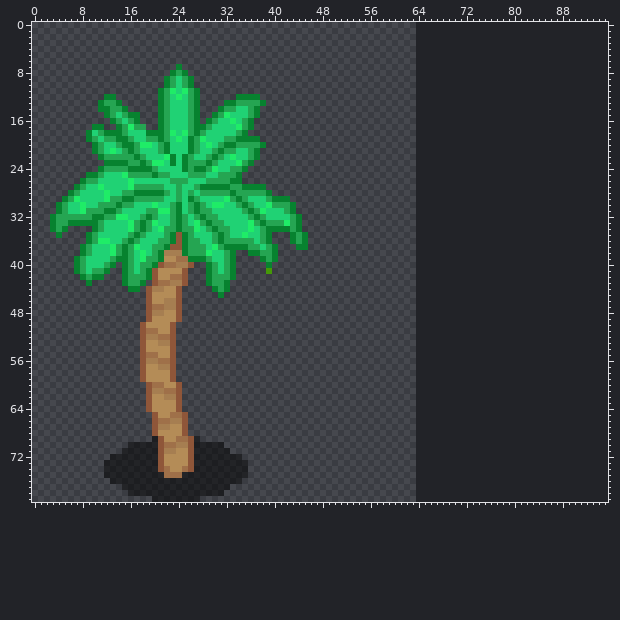
Sprite sheet: Assets/_Project/Art/Exports/World Assets/SPR Tree.png. The picture above was drawn from the file before the commit.
The file is 80x80 pixels. Colours within 5 levels of each other are drawn and written as one. The old version is drawn lined up with the new one, on the new canvas.
Once edited:
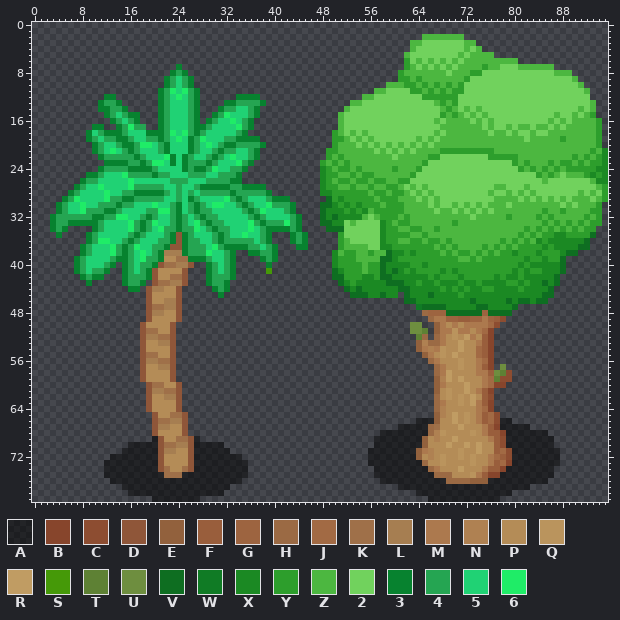
Palette (. is transparent): A #00000081  B #87452c  C #8d4d31  D #8f5639  E #92613d  F #995e3c  G #9d6440  H #9b6a44  J #a26a44  K #9f7049  L #a67e51  M #ac794e  N #af8152  P #b48c57  Q #ba945d  R #c09c63  S #459908  T #5e8134  U #6e8e3f  V #0e6e21  W #107b25  X #1b8923  Y #2d9e2c  Z #4cb740  2 #71d25d  3 #07822f  4 #25a552  5 #20d274  6 #1fec67
The edit:
canvas 80x80 -> 96x80, the old top-left corner now at -16,0 (the part of the old canvas that was cut away was empty and is not shown)
y 2: x 65..71 ....... -> ZZZZZZZ
y 3: x 63..73 ........... -> ZZ2222222ZZ
y 4: x 63..74 ............ -> Z22222222Z2Z
y 5: x 62..76 ............... -> Z22222222Z2ZZZZ
y 6: x 62..80 ................... -> Y2Z2Z2Z2Z2ZZZZZZZZZ
y 7: x 62..86 ......................... -> YZ2Z2Z2Z2ZZZZYZZ222ZZZZZZ
y 8: x 61..89 ............................. -> YZZZZZZZ2ZZZYY222222222222ZZZ
y 9: x 61..90 .............................. -> YYZYZZZZZZZY22222222222222222Z
y 10: x 59..91 ................................. -> ZZZYYZYZYZYZY2222222222222222222Z
y 11: x 57..92 .................................... -> ZZ2222YYZYZYZYY22222222222222222222Z
y 12: x 55..92 ...................................... -> ZZ22222222YYYYYY2222222222222222222222
y 13: x 53..93 ......................................... -> ZZ222222222222ZYZY2222222222222222222222Z
y 14: x 52..93 .......................................... -> Z222222222222222ZYZ2Z2Z2222222222222222Z2Z
y 15: x 51..93 ........................................... -> Z2222222222222222YZYZ2Z2Z22222222222Z22Z2ZY
y 16: x 51..94 ............................................ -> Z222222222222222Z2ZZZZ2Z2Z222222222Z2Z2ZZZZY
y 17: x 51..94 ............................................ -> Z2222222222222222ZZZZZZZ2Z22Z2ZZ2ZZ2Z2ZZZZZY
y 18: x 50..94 ............................................. -> YZ2Z2Z22222222222Z2ZZZZZZZ2ZZ2Z22Z22ZZZZZZZZY
y 19: x 50..94 ............................................. -> YYZ2Z2Z2222222Z2Z2ZZZZZZZZZZZZZZ2ZZZZZYZZZZZY
y 20: x 50..94 ............................................. -> YZZZ2Z2Z2Z2Z2Z2Z2ZZZZZZZZZZZZZZZZZZZZZZZZZZZY
y 21: x 49..95 ............................................... -> YYZZZZZZ2Z2Z2Z2ZZZZYYYYYYYYYZZZZZZZZZZZZZZZZYZX
y 22: x 49..95 ............................................... -> YZYZZZZZZZZ2ZZZZZYY22222222YYYYYZZZZZZZZZYZYZYX
y 23: x 48..95 ................................................ -> YZYZYZZZZZZZZZZZZY22222222222222YZYZZZYZYYZYZYYX
y 24: x 48..95 ................................................ -> XYZYYZYZZZZZYZZZY2222222222222222YZYZYZYZYYYYYXX
y 25: x 48..95 ................................................ -> XYYZZYZYYZZZZZZY22222222222222222222YZYZ2ZZZYXYX
y 26: x 48..95 ................................................ -> XYZYYZYYZYYZZYY2222222222222222222222Z2222222ZXX
y 27: x 48..95 ................................................ -> XYYZZYZZYZZYYZ2Z2Z22222222222ZZ222Z22222222222ZY
y 28: x 48..95 ................................................ -> XXYYYYYYZYYZYYZ2Z2Z222222222Z22Z2Z2Z2222222Z2Z2Y
y 29: x 49..95 ............................................... -> VYXYYYYYZYYYZZZ2Z2Z222222222ZZZZ2Z2Z2Z2Z2ZZZ2ZY
y 30: x 48..94 ............................................... -> VVXYXYXYYYZYYYZZZZ2Z22Z2Z2Z2ZZZ2ZZZZZZZZ2Z2ZZZY
y 31: x 48..94 ............................................... -> VXXXYXYXZYYYYYZZZZZ2ZZ2Z2Z2Z2ZZZZZZZZYZZYZZZZYY
y 32: x 48..94 ............................................... -> VXVXXXXZ2ZYYYZYZZZZZZZZZZ2ZZZZZYZZZZYZYZZZZZYZY
y 33: x 48..94 ............................................... -> VVXX2Z2222XYZYYZZZZZZZYZZZZZZZZZZZZZZYZYZYZYZYY
y 34: x 49..93 ............................................. -> VVV222222XYYZZYYZZYZZZZZZZZZZZZZZYZYZYZYZYZYY
y 35: x 51..93 ........................................... -> Y222222XYYYYZZYZZZZZZZZZZZZZZZYZYZYYXXYYYYV
y 36: x 51..92 .......................................... -> YZ22222XYYZZYYZYYZYZZZZZZZZYZYZYZXYXXXXXXV
y 37: x 51..92 .......................................... -> YZZZZ22XXYYYYYYYZYZYZZZZYZYZYZYYYYXYXXXXVV
y 38: x 50..90 ......................................... -> XZYYZZYZZVXXYXYYYYZYZYYZYZYZYYXYYYXYYYXVV
y 39: x 50..88 ....................................... -> XYYYZZZZVVXYYYYYYYYYYZZYZYYYYYYYXYYXYYV
y 40: x 50..88 ....................................... -> XYYYYZYYVXXXXYYXYYYYYYYYYYYYYYYXYXXXXXV
y 41: x 50..88 ....................................... -> VXYYYZYYVXVXYXYYYYXYXYYYYYYYYYXYXYYXXXV
y 42: x 50..87 ...................................... -> VVYYYXXYVVXXXXXXYXYYYXYYYYYXYXXYXXXXXV
y 43: x 51..87 ..................................... -> VXYXXXXXVVVXXYXXYXXXYXXYXXXXYYXYXXVXV
y 44: x 52..86 ................................... -> VXVXXXXXXVVXXXXXYXYXYXXYYXXXXYXXXXV
y 45: x 53..60 ........ -> VVVXXVXX; x 62..86 ......................... -> VXXXVXXXXYXXXXXXXXXXXXXVV
y 46: x 62..85 ........................ -> VVXXXXXXXXXVXXXXXVXVVXVV
y 47: x 64..80 ................. -> WVVVVXXXXXVVXXXXV
y 48: x 65..79 ............... -> HGGGVVVVVVGVVVV
y 49: x 66..78 ............. -> HMMGGFFGGMGFC
y 50: x 63..64 .. -> UU; x 67..77 ........... -> EMPMPMMMMJC
y 51: x 63..65 ... -> UUT; x 67..76 .......... -> EMMQMMPMJB
y 52: x 64..65 .. -> TH; x 67..76 .......... -> HMPQPRMPFB
y 53: x 64..76 ............. -> ENHHMPPRPPMFB
y 54: x 64..76 ............. -> EMNMQPPRPPJFB
y 55: x 65..76 ............ -> EMPQPRPPPJFB
y 56: x 66..76 ........... -> HMPPPQPPMJB
y 57: x 67..76 .......... -> HMPPQPPMFB; x 78 . -> U
y 58: x 67..79 ............. -> HMRPPPPMMFUTC
y 59: x 67..79 ............. -> ENRPRPPPMJTCC
y 60: x 67..78 ............ -> EMPPPRPPMJBB
y 61: x 67..76 .......... -> EPQPPRPMFB
y 62: x 67..76 .......... -> HPQPQPRPFC
y 63: x 67..76 .......... -> HMPPQPRMFB
y 64: x 67..76 .......... -> HNPPPPPMJB
y 65: x 67..77 ........... -> ENPRPQPMFJC
y 66: x 64..79 ................ -> AAAEPPRPQPMFJCAA
y 67: x 61..82 ...................... -> AAAAAHKPPPRPPPMFBAAAAA
y 68: x 58..85 ............................ -> AAAAAAAAHNQPPPPQPMFFBAAAAAAA
y 69: x 57..86 .............................. -> AAAAAAAAEPNPPRPPPPPMFCAAAAAAAA
y 70: x 57..86 .............................. -> AAAAAAAAEPPPRPPRPRPPFCAAAAAAAA
y 71: x 56..87 ................................ -> AAAAAAAAEMNPPPPQPPRPPFJCAAAAAAAA
y 72: x 56..87 ................................ -> AAAAAAAAEPNPQPPQPQPPMJFCAAAAAAAA
y 73: x 56..87 ................................ -> AAAAAAAAAHPPQPPPPQPPMFJBAAAAAAAA
y 74: x 57..86 .............................. -> AAAAAAAAAHMPPPRPPPMFFBAAAAAAAA
y 75: x 57..86 .............................. -> AAAAAAAAAAHHHPPPQMFBBAAAAAAAAA
y 76: x 58..85 ............................ -> AAAAAAAAAAAHHHHEEEAAAAAAAAAA
y 77: x 61..82 ...................... -> AAAAAAAAAAAAAAAAAAAAAA
y 78: x 64..79 ................ -> AAAAAAAAAAAAAAAA
y 79: x 66..77 ............ -> AAAAAAAAAAAA
